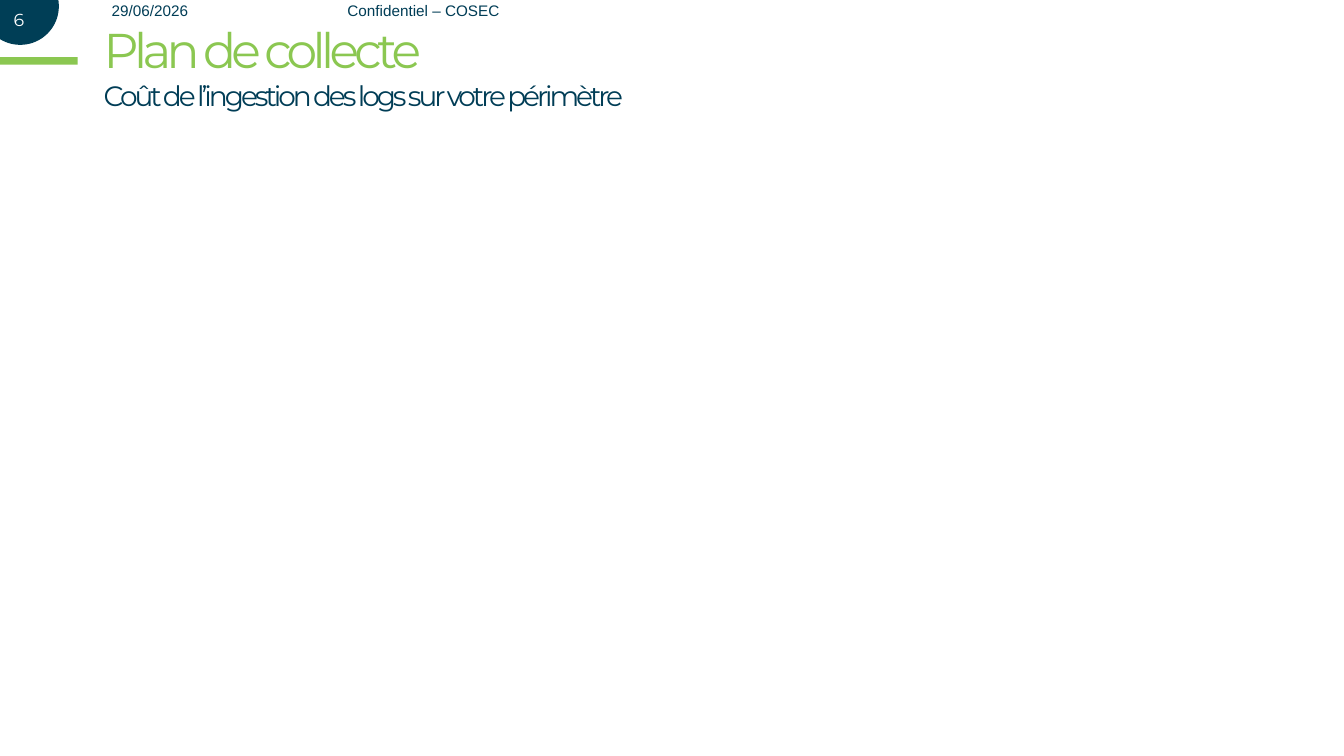
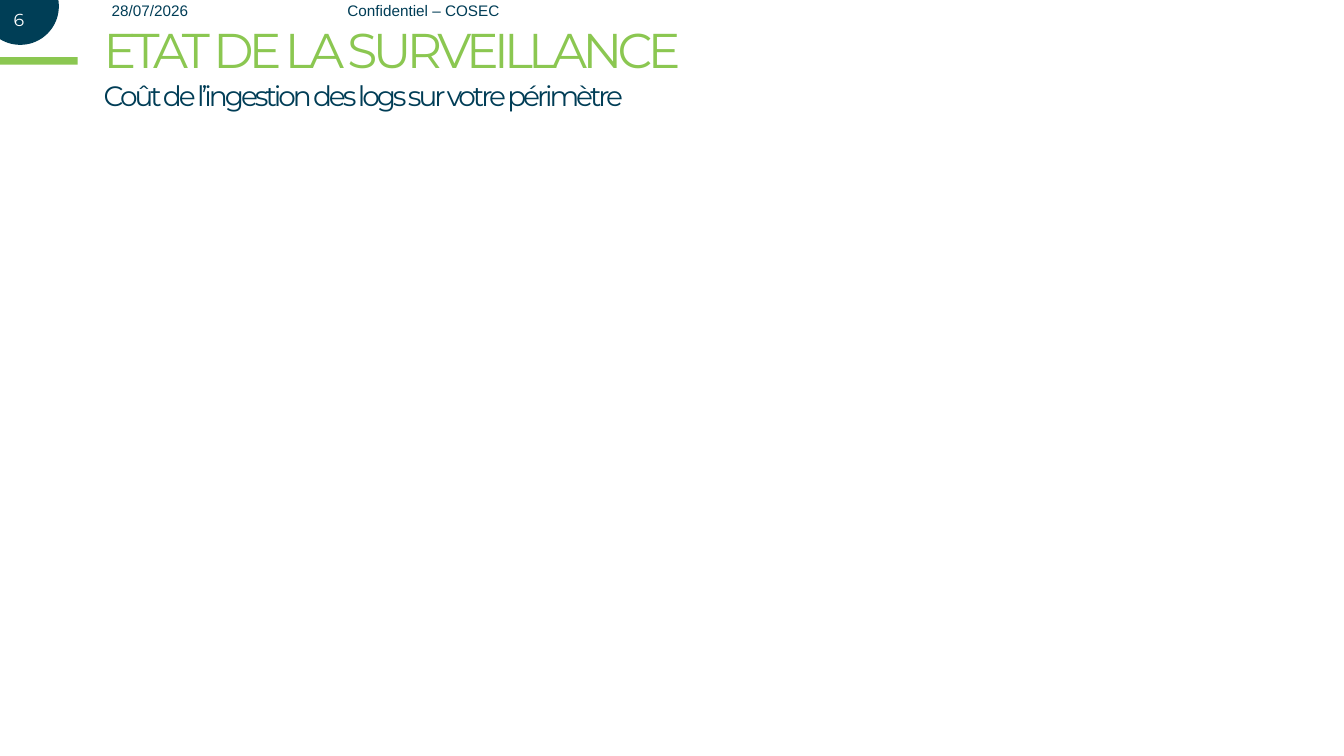
Before and after one commit to SAUKSIKMA/KOSEK, a slide deck: slide 6 of template_slide.pptx. Drawn at 1344x756 pixels with LibreOffice and Linux fonts; fonts in the diff are those of the drawing; background and template pictures are left out. Boxes give left, top, right and bottom in pixels: in the first picture for what was removed or moved away, otherwise in the second. Text is boxed around its words. In the diff, an @@ line names an element or a change of style, - is before the commit and + after.

```diff
--- a/template_slide.pptx
+++ b/template_slide.pptx
@@ text at bbox=[112, 5, 188, 16]: text changed @@
-29/06/2026
+28/07/2026
@@ text at bbox=[104, 33, 680, 69]: text changed @@
-Plan de collecte
+ETAT DE LA SURVEILLANCE
```
Also in this commit, not shown: 5 other slides changed, 7 other files.
